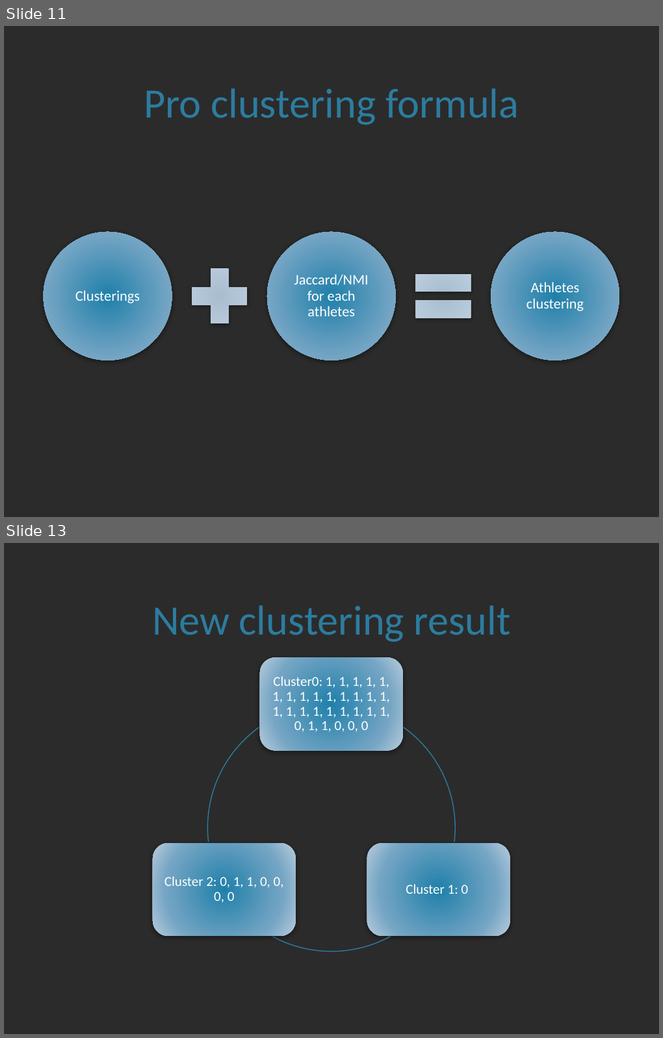
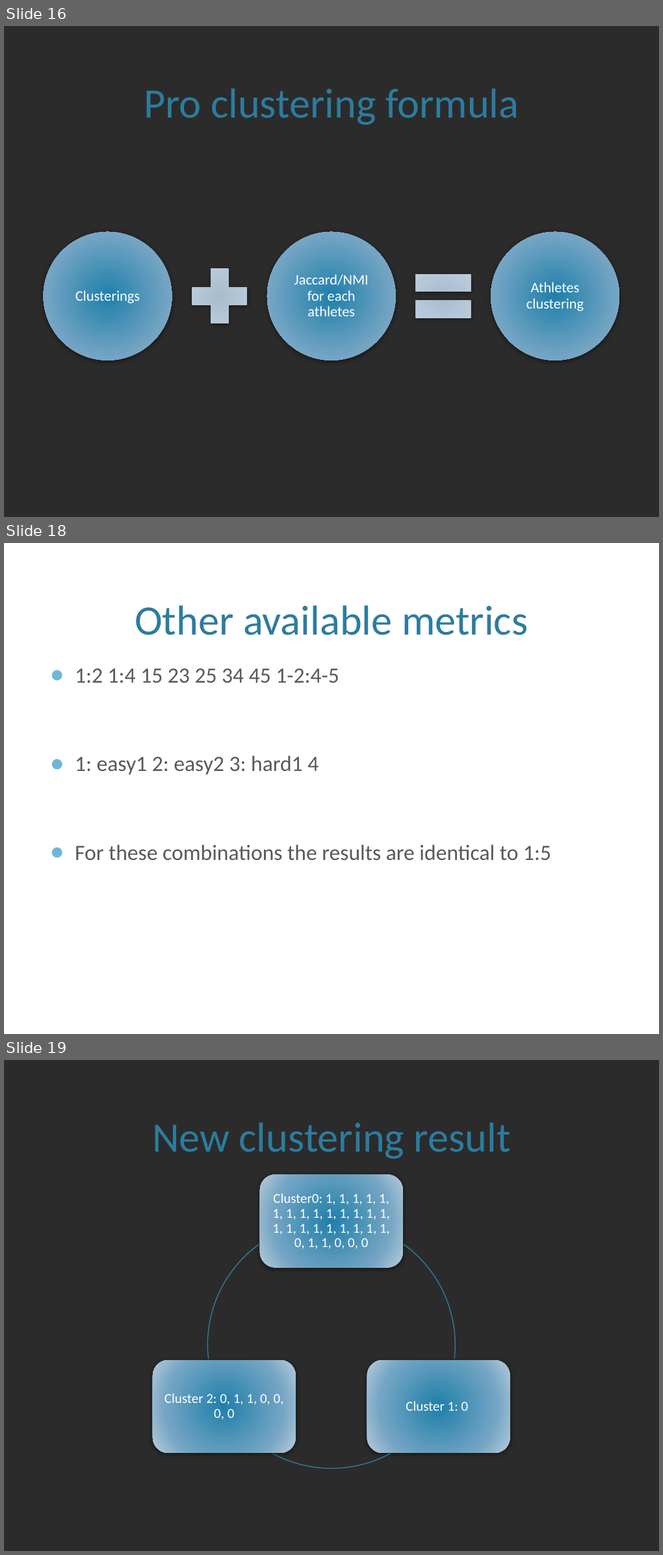
Before and after one commit to leolincoln/athelets, a slide deck: Texts/Atheletes_clustering.pptx. Shown one above the other, each under a label of ours: slides 11 and 13 before the commit, slides 16, 18 and 19 after it; the slides between them are not shown. The pictures are 663x1038 and 663x1555 pixels, drawn with LibreOffice and Linux fonts; fonts in the diff are those of the drawing; background and template pictures are left out; a plain dark background stands for a picture behind light text. Boxes give left, top, right and bottom in pixels: in the first picture for what was removed or moved away, otherwise in the second. Text is boxed around its words. In the diff, an @@ line names an element or a change of style, - is before the commit and + after.

```diff
--- a/Texts/Atheletes_clustering.pptx
+++ b/Texts/Atheletes_clustering.pptx
@@ slide 18 added at bbox=[4, 543, 659, 1034], background picture (left out) @@
@@ title added at bbox=[135, 605, 528, 635], 46 pt, text #2C7C9F @@
+Other available metrics
@@ text added at bbox=[75, 668, 551, 860], 24 pt, text #595959 @@
+● 1:2 1:4 15 23 25 34 45 1-2:4-5
+● 1: easy1 2: easy2 3: hard1 4
+● For these combinations the results are identical to 1:5
@@ what was slide 11 is now slide 16 @@
@@ what was slide 13 is now slide 19 @@
```
Also in this commit, not shown: 5 slides changed, 8 other slides added, 1 slide removed, 5 other files.
